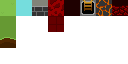
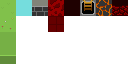
Layers edited between the first and the second 128x64 image:
removed layer "Layer 12" over [1, 3, 14, 14]
renamed "Layer 11" to "Layer 1", painted on it over [0, 16, 16, 48]
painted on "Background" over [0, 3, 16, 64]
